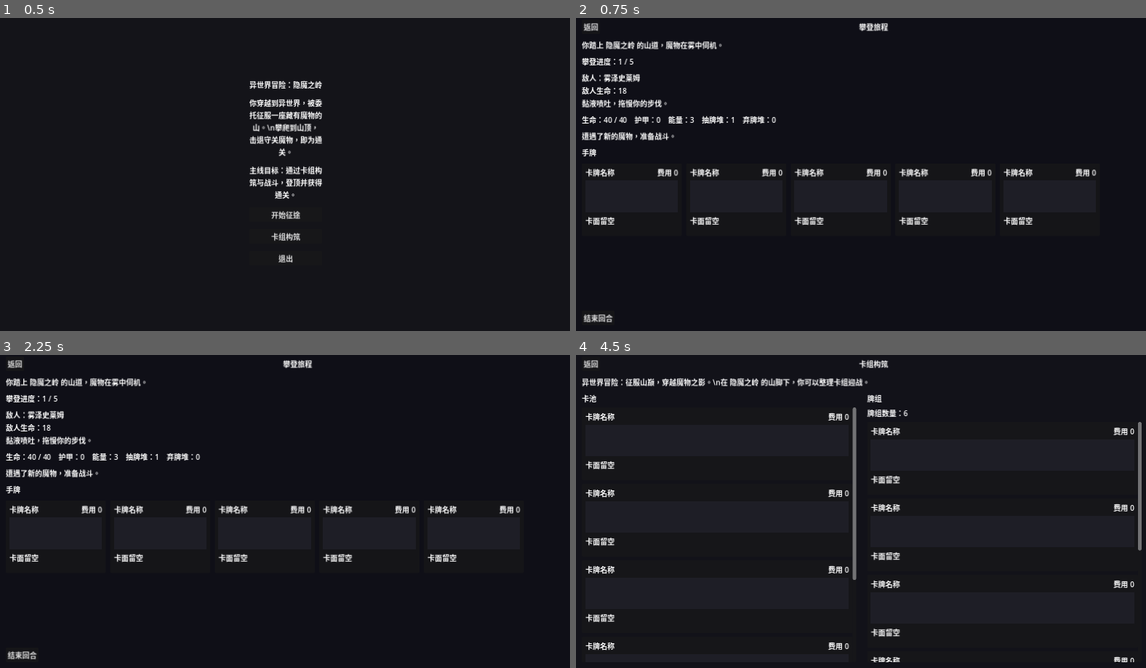
Above: before the commit, frames 1-4 (two rows, left to right).
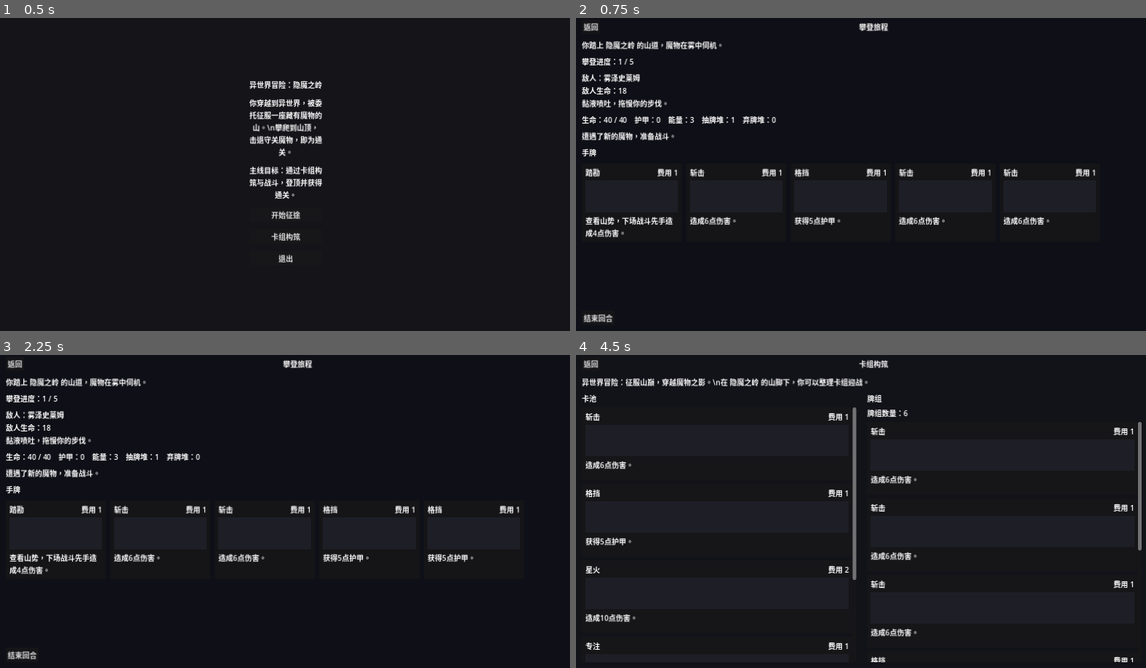
Above: after the commit, the same moments.

Repository: HHSGame/Nekopie
Game: Godot game, scene res://scenes/Main.tscn
The game is run twice, just before and just after one commit, with the same random seed, the same clock (stepped at 60 frames per second) and the same inputs.
Inputs:
- Up to frame 1 (0.5 s): no input
- Up to frame 2 (0.75 s): click "开始征途" at 0.5 s
- Up to frame 3 (2.25 s): click "返回" at 1.25 s; click "开始征途" at 2 s
- Up to frame 4 (4.5 s): click "结束回合" at 2.75 s; click "返回" at 3.5 s; click "卡组构筑" at 4.25 s

Frame 1 is identical in both runs. In frame 2, 1.5% of the frame differs, in the area x 1-92%, y 47-71%; in frame 3, 1.5%; in frame 4, 1.7%, in the area x 1-98%, y 18-99%.
Error before the commit: Invalid assignment of property or key 'text' with value of type 'String' on a base object of type 'Nil'. (res://scripts/CardWidget.gd:14)

Commit message:
fix: defer card widget data binding

Diff:
--- a/scripts/CardWidget.gd
+++ b/scripts/CardWidget.gd
@@ -9,7 +9,18 @@
 @onready var cost_label: Label = $MarginContainer/VBoxContainer/Header/CostLabel
 @onready var desc_label: Label = $MarginContainer/VBoxContainer/DescriptionLabel
 
+var pending_card_data: Dictionary = {}
+
+func _ready() -> void:
+	if not pending_card_data.is_empty():
+		_apply_card_data(pending_card_data)
+
 func set_card(card_data: Dictionary) -> void:
+	pending_card_data = card_data
+	if is_node_ready():
+		_apply_card_data(card_data)
+
+func _apply_card_data(card_data: Dictionary) -> void:
 	card_id = card_data.get("id", "")
 	name_label.text = card_data.get("name", "未知卡牌")
 	cost_label.text = "费用 %s" % str(card_data.get("cost", 0))
Not shown, changed: AGENTS.md
Not shown, changed: CHANGELOG.md
Not shown, changed: PROJECT.md
